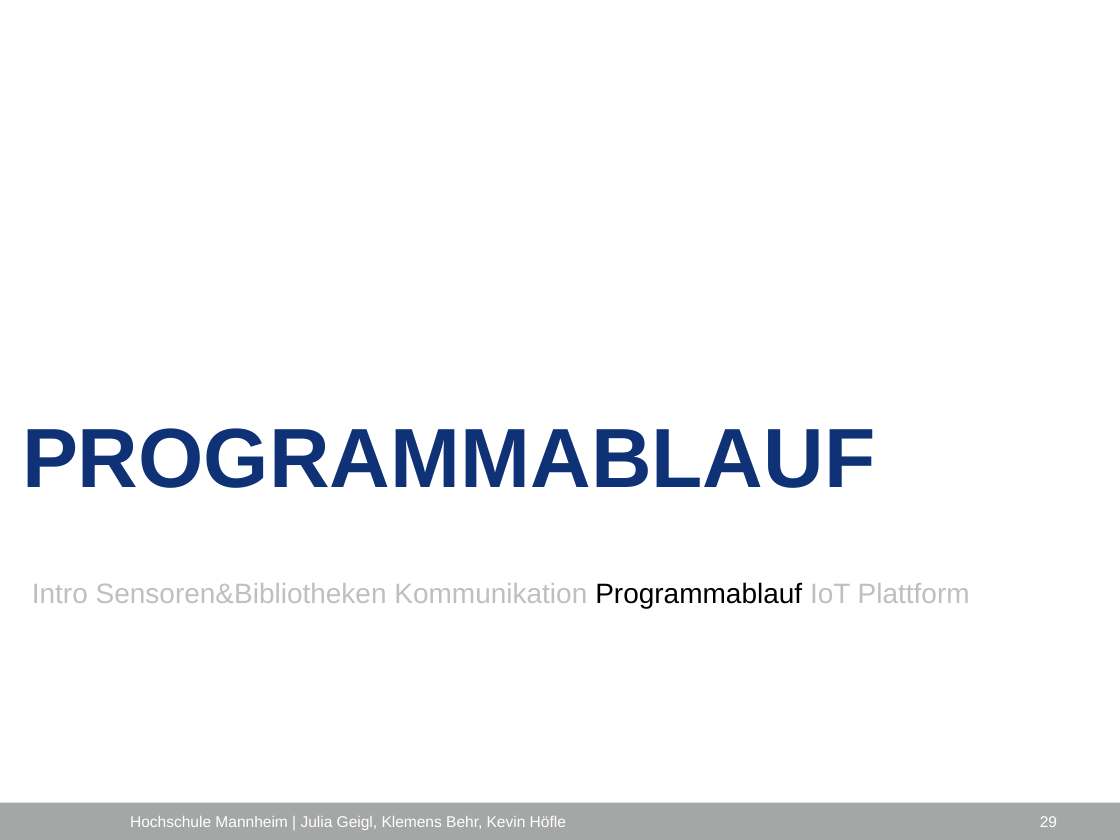
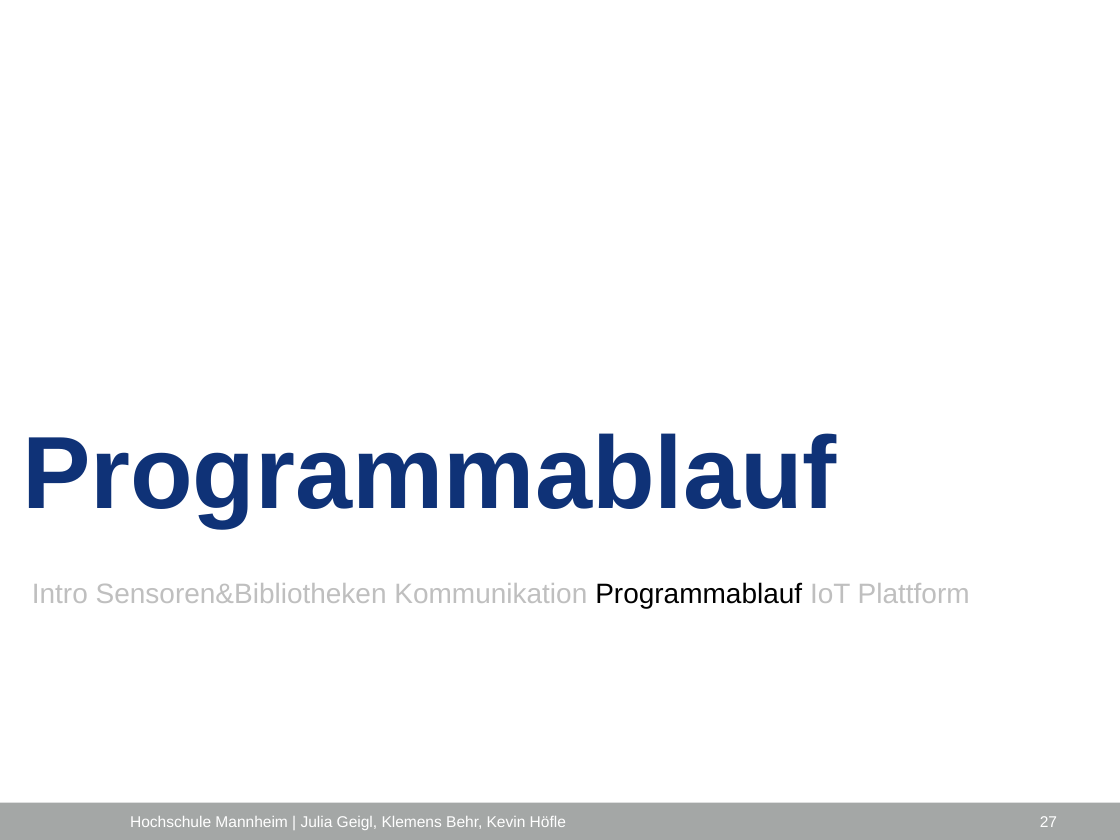
Before and after one commit to ProjektlaborEmbeddedSecurity/Presentation, a slide deck: slide 27 of PES_FH_VERS.pptx (slide 29 before the commit). Drawn at 1120x840 pixels with LibreOffice and Linux fonts; fonts in the diff are those of the drawing; background and template pictures are left out. Boxes give left, top, right and bottom in pixels: in the first picture for what was removed or moved away, otherwise in the second. Text is boxed around its words. In the diff, an @@ line names an element or a change of style, - is before the commit and + after.

```diff
--- a/PES_FH_VERS.pptx
+++ b/PES_FH_VERS.pptx
@@ title at (x1=22, y1=433, x2=837, y2=528): text changed; size 54 to 66 pt @@
-PROGRAMMABLAUF
+Programmablauf
@@ page number at (x1=1040, y1=816, x2=1057, y2=827): text changed @@
-29
+27
```
Also in this commit, not shown: 15 other slides changed, 1 slide added.
